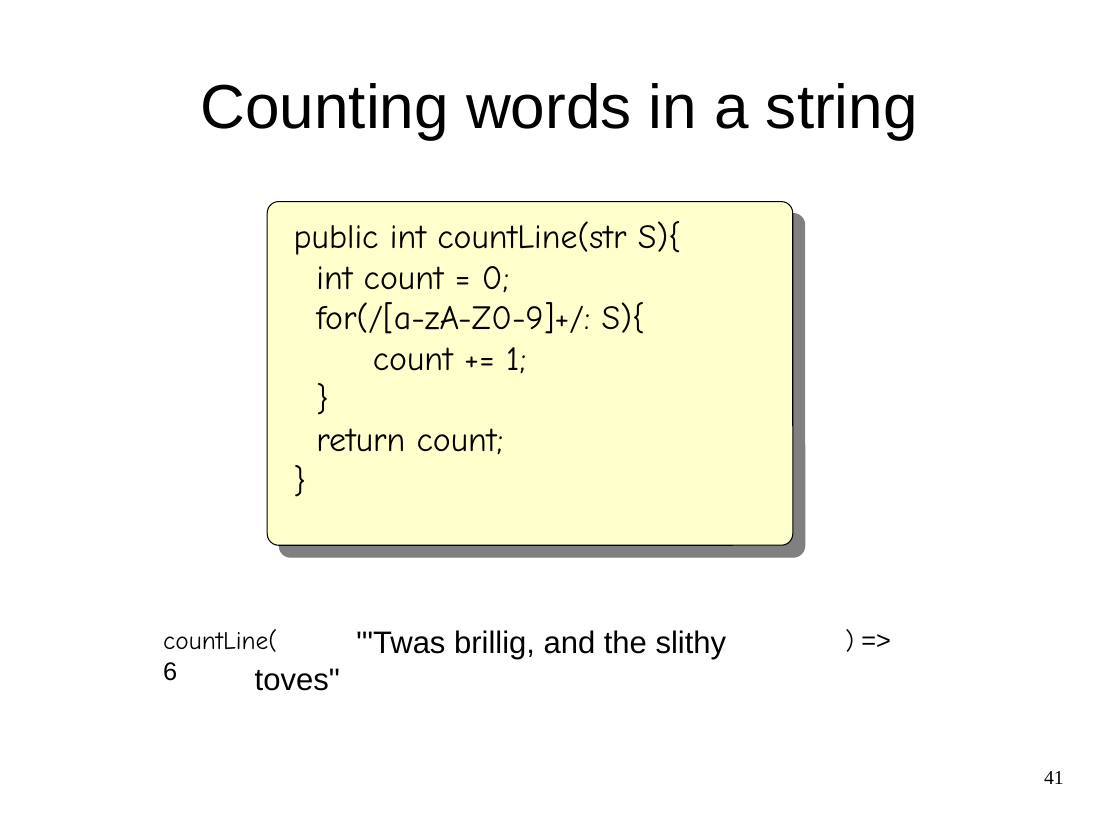
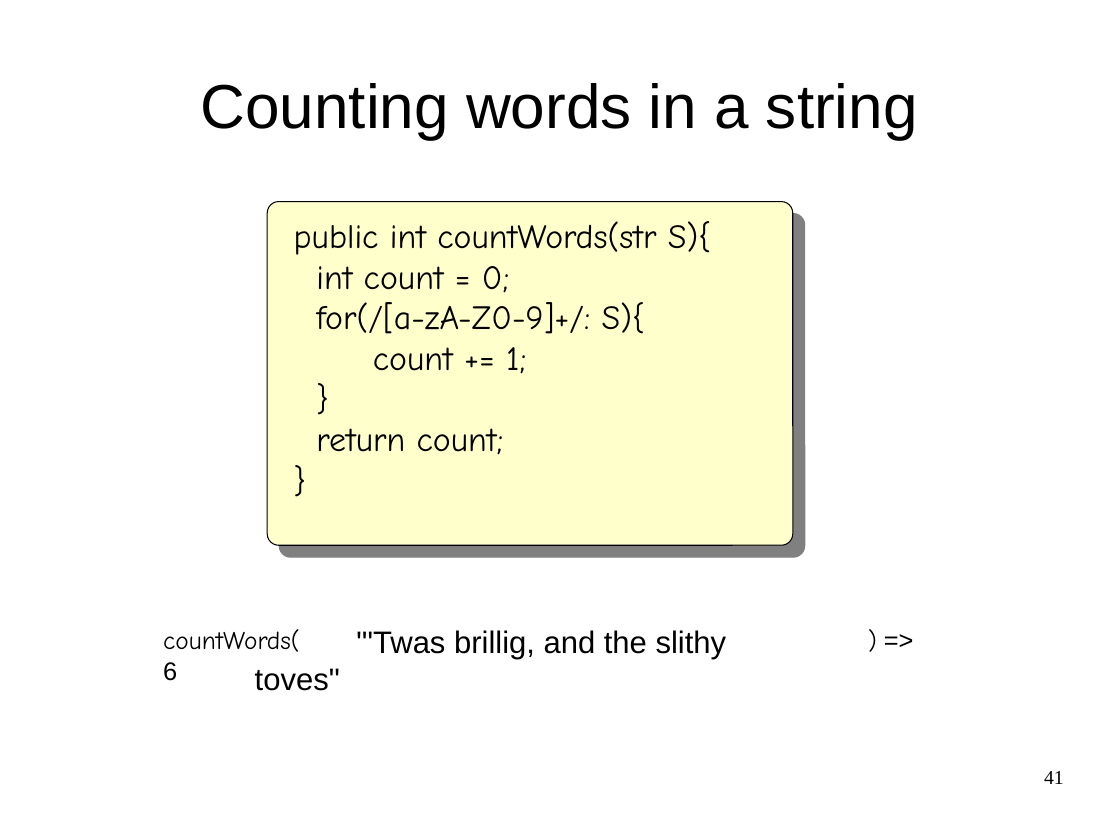
Before and after one commit to cwi-swat/meta-environment, a slide deck: slide 41 of meta-doc/analysis/rascal-slides/rascal-slides.odp. Drawn at 1120x840 pixels with LibreOffice and Linux fonts; fonts in the diff are those of the drawing; background and template pictures are left out. Boxes give left, top, right and bottom in pixels: in the first picture for what was removed or moved away, otherwise in the second. Text is boxed around its words. In the diff, an @@ line names an element or a change of style, - is before the commit and + after.

```diff
--- a/meta-doc/analysis/rascal-slides/rascal-slides.odp
+++ b/meta-doc/analysis/rascal-slides/rascal-slides.odp
@@ text at bbox=[294, 221, 711, 255]: text changed @@
-public int countLine(str S){
+public int countWords(str S){
@@ text at bbox=[163, 629, 299, 681]: text changed @@
-countLine( ) => 6
+countWords( ) => 6
```
Also in this commit, not shown: 9 other slides changed.
